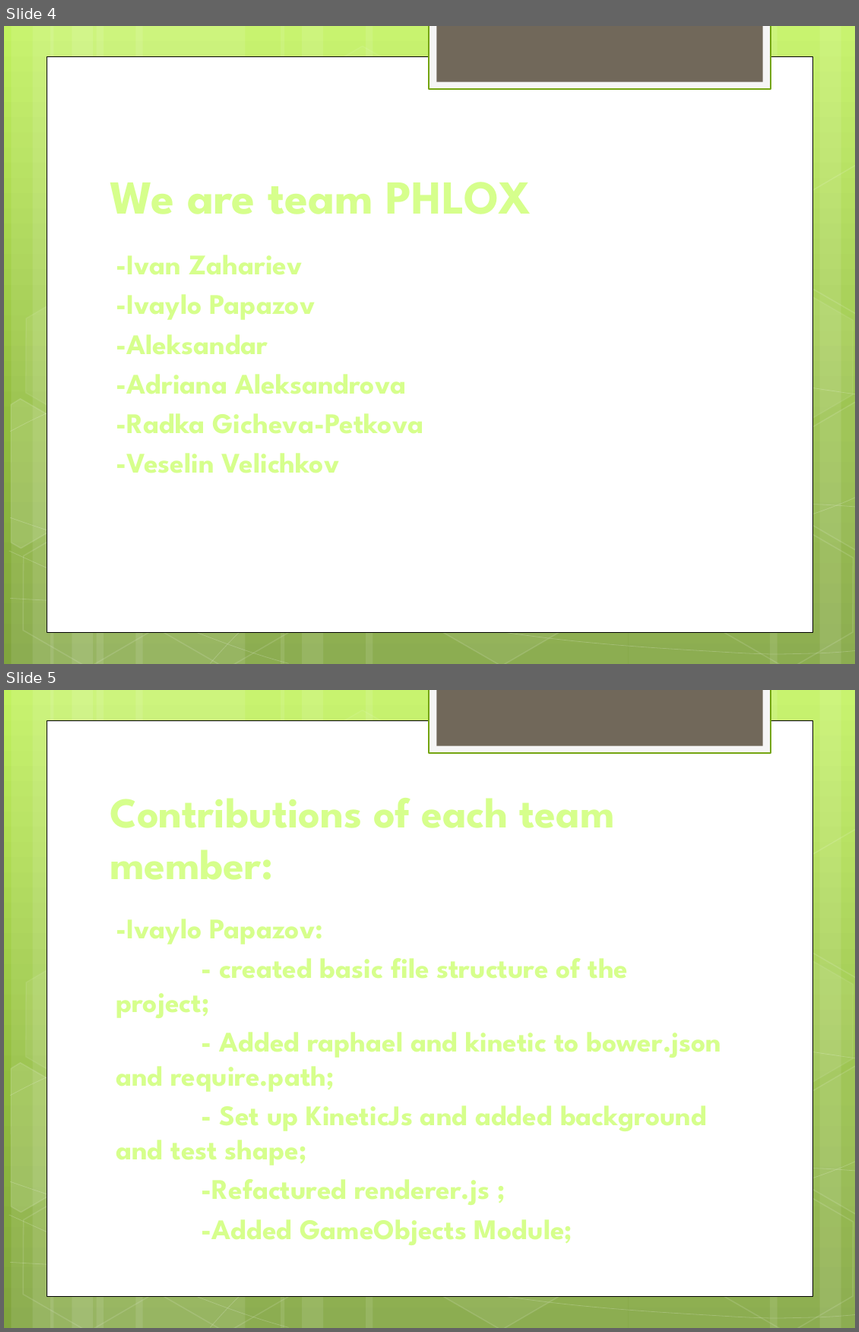
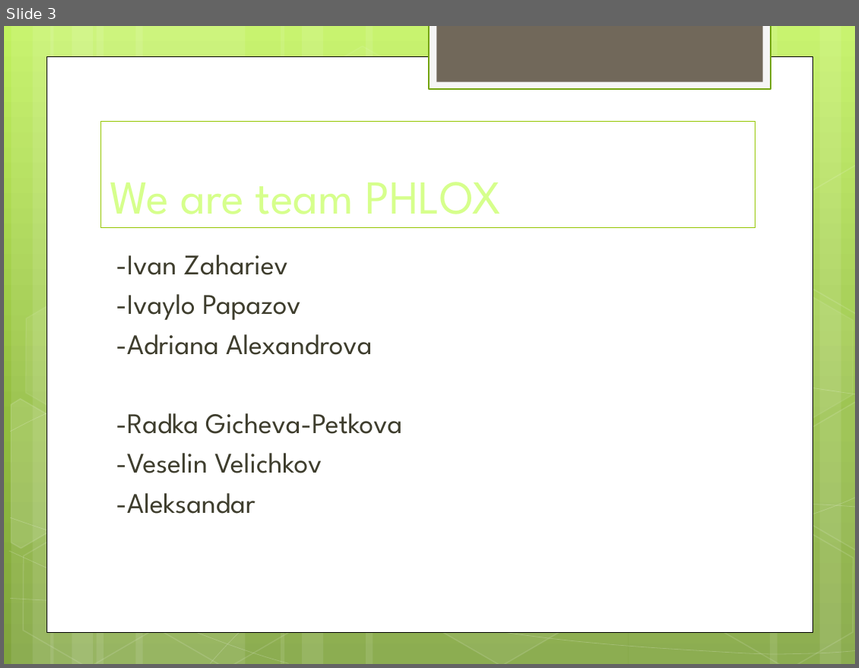
Before and after one commit to TeamPhlox/Cognitio, a slide deck: cognitio.pptx. Shown one above the other, each under a label of ours: slides 4 and 5 before the commit, slide 3 after it. The pictures are 859x1332 and 859x668 pixels, drawn with LibreOffice and Linux fonts; fonts in the diff are those of the drawing. Boxes give left, top, right and bottom in pixels: in the first picture for what was removed or moved away, otherwise in the second. Text is boxed around its words. In the diff, an @@ line names an element or a change of style, - is before the commit and + after.

```diff
--- a/cognitio.pptx
+++ b/cognitio.pptx
@@ slide 5 removed at bbox=[4, 690, 855, 1328], background gradient #C3F35F to #93BF3F to #81A53E; not listed: 31 template elements that a slide beside it also shows @@
@@ title removed at bbox=[110, 798, 614, 880] @@
-Contributions of each team member:
@@ text removed at bbox=[116, 919, 722, 1246] @@
--Ivaylo Papazov:
-- created basic file structure of the project;
-- Added raphael and kinetic to bower.json and require.path;
-- Set up KineticJs and added background and test shape;
--Refactured renderer.js ;
--Added GameObjects Module;
@@ what was slide 4 is now slide 3 @@
@@ slide 3 changed as well @@
@@ title "We are team PHLOX": place and size @@
-title "We are team PHLOX" at bbox=[110, 182, 532, 214]
+title "We are team PHLOX" at bbox=[101, 121, 755, 227]
@@ title "We are team PHLOX" at bbox=[101, 121, 755, 227]: bold off; outline none to #94C600 0.75 pt @@
@@ text at bbox=[116, 255, 402, 474]: text colour #D6FF8C to #3E3D2D, letter outline #434128 1 pt to none, bold off in "-Ivan Zahariev", "-Ivaylo Papazov", "-Radka Gicheva-Petkova", "-Veselin Velichkov" @@
@@ text at bbox=[116, 335, 372, 355]: text changed; text colour #D6FF8C to #3E3D2D; bold off @@
--Aleksandar
--Adriana Aleksandrova
+-Adriana Alexandrova
@@ text at bbox=[116, 493, 255, 514]: paragraph added @@
+-Aleksandar
```
Also in this commit, not shown: 2 other slides changed, 1 other slide removed.
